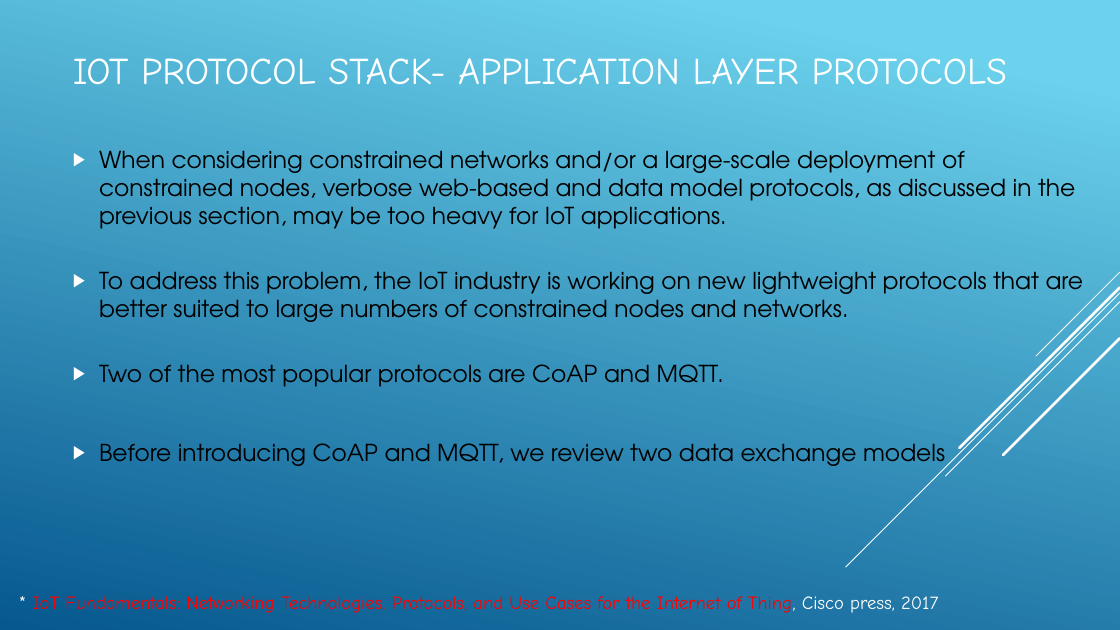
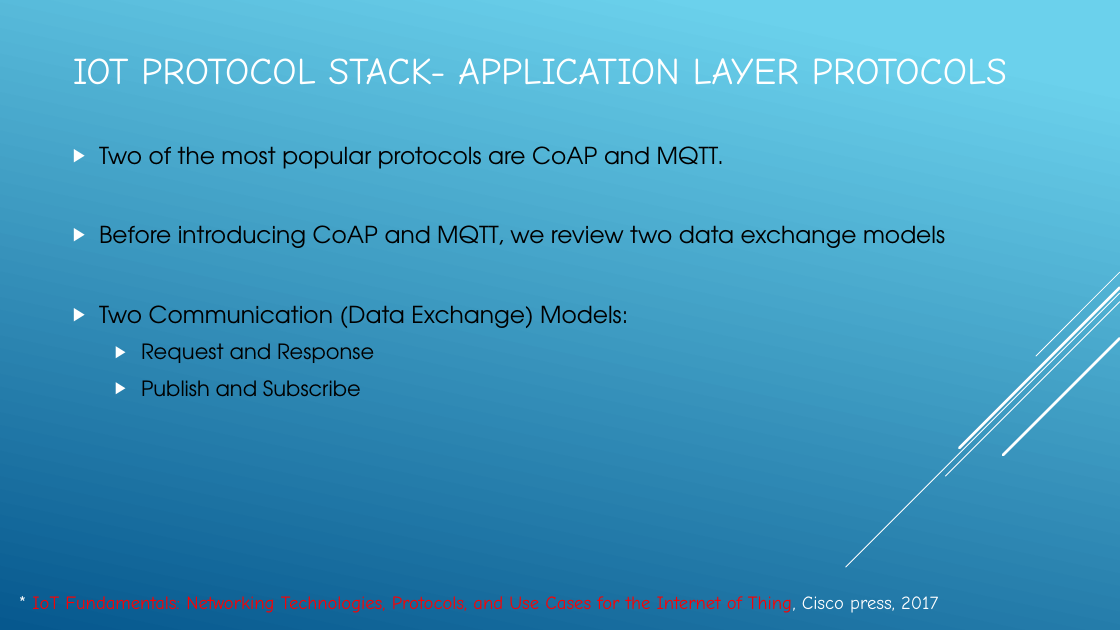
Before and after one commit to JaberBabaki/Advance-Computer-Network-Fall-2020, a slide deck: slide 16 of present/Lecture-3_IoT Application Protocols - Copy.pptx. Drawn at 1120x630 pixels with LibreOffice and Linux fonts; fonts in the diff are those of the drawing. Boxes give left, top, right and bottom in pixels: in the first picture for what was removed or moved away, otherwise in the second. Text is boxed around its words. In the diff, an @@ line names an element or a change of style, - is before the commit and + after.

```diff
--- a/present/Lecture-3_IoT Application Protocols - Copy.pptx
+++ b/present/Lecture-3_IoT Application Protocols - Copy.pptx
@@ text at bbox=[99, 150, 1083, 322]: paragraphs removed @@
-▶ When considering constrained networks and/or a large-scale deployment of constrained nodes, verbose web-based and data model protocols, as discussed in the previous section, may be too heavy for IoT applications.
-▶ To address this problem, the IoT industry is working on new lightweight protocols that are better suited to large numbers of constrained nodes and networks.
@@ text at bbox=[99, 305, 628, 397]: paragraphs added @@
+▶ Two Communication (Data Exchange) Models:
+  ▶ Request and Response
+  ▶ Publish and Subscribe
```
Also in this commit, not shown: 41 other slides changed, 6 slides added, 1 slide removed, 8 other files.
